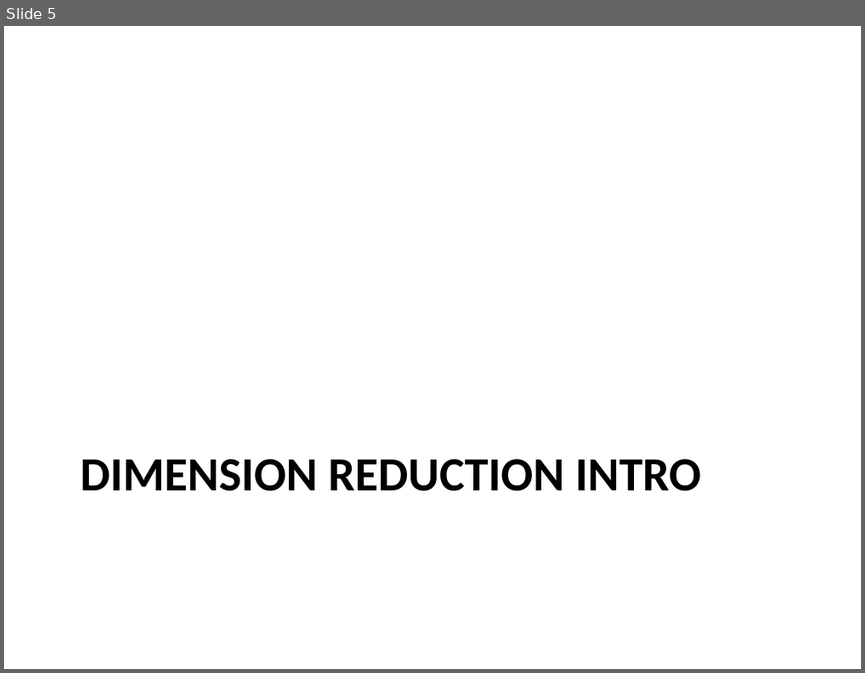
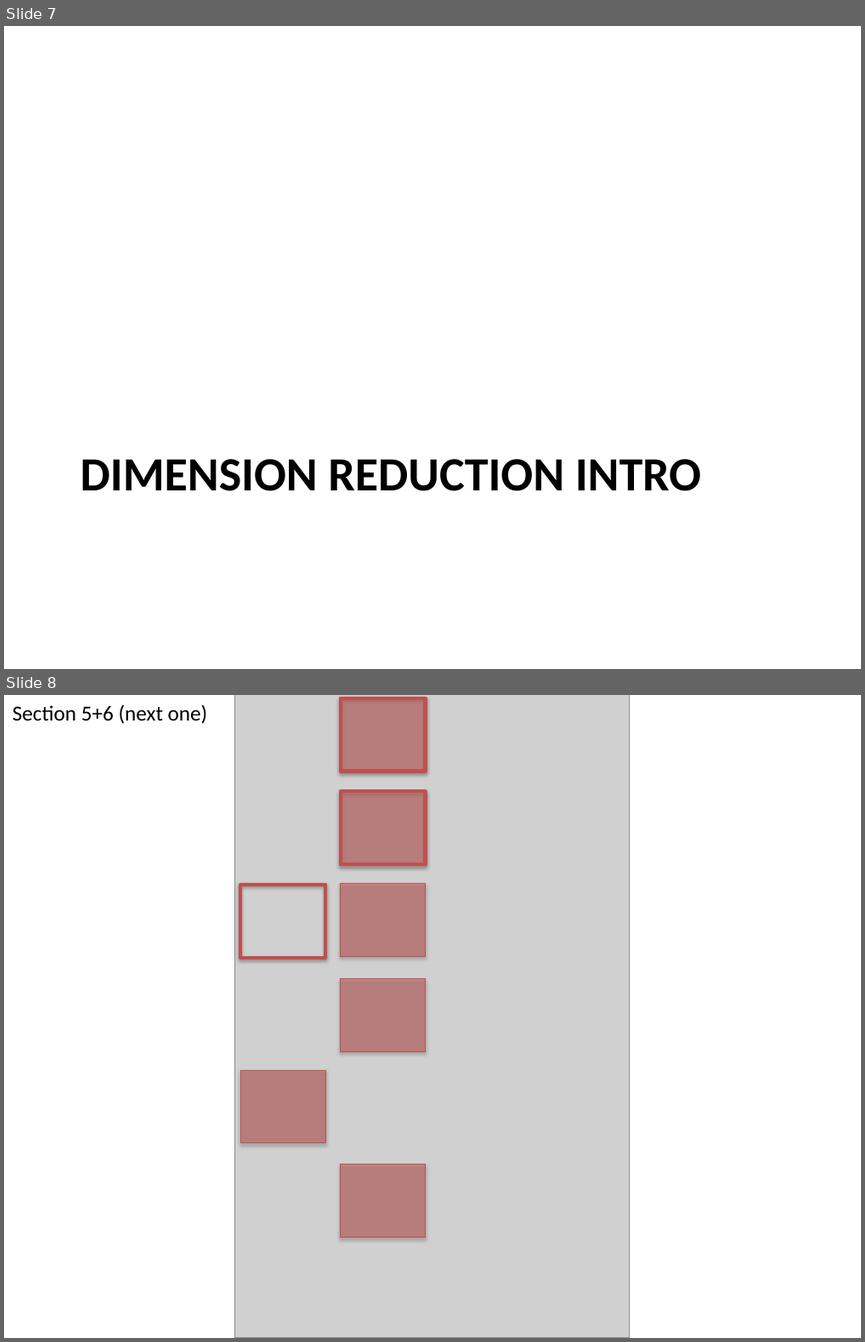
Before and after one commit to allenday/mapr-text-analysis, a slide deck: doc/section5.pptx. Shown one above the other, each under a label of ours: slide 5 before the commit, slides 7 and 8 after it. The pictures are 865x673 and 865x1342 pixels, drawn with LibreOffice and Linux fonts; fonts in the diff are those of the drawing; grey boxes stand for pictures. Boxes give left, top, right and bottom in pixels: in the first picture for what was removed or moved away, otherwise in the second. Text is boxed around its words. In the diff, an @@ line names an element or a change of style, - is before the commit and + after.

Commit message:
sections 4 and 5 slides

```diff
--- a/doc/section5.pptx
+++ b/doc/section5.pptx
@@ slide 8 added at [4, 695, 861, 1338], background #FFFFFF @@
@@ text added at [12, 704, 208, 724], 18 pt, text #000000 @@
+Section 5+6 (next one)
@@ picture added at [234, 695, 629, 1338] @@
@@ rectangle added at [341, 698, 426, 771], fill #C0504D at 50% opacity, outline #C0504D 3 pt @@
@@ rectangle added at [341, 792, 426, 865], fill #C0504D at 50% opacity, outline #C0504D 3 pt @@
@@ rectangle added at [240, 885, 325, 957], outline #C0504D 3 pt @@
@@ rectangle added at [341, 884, 426, 956], fill #C0504D at 50% opacity, outline #C0504D 0.75 pt @@
@@ rectangle added at [341, 979, 426, 1051], fill #C0504D at 50% opacity, outline #C0504D 0.75 pt @@
@@ rectangle added at [240, 1071, 325, 1143], fill #C0504D at 50% opacity, outline #C0504D 0.75 pt @@
@@ rectangle added at [341, 1164, 426, 1237], fill #C0504D at 50% opacity, outline #C0504D 0.75 pt @@
@@ what was slide 5 is now slide 7 @@
```
Also in this commit, not shown: 1 slide changed, 2 other slides added, 7 other files.
